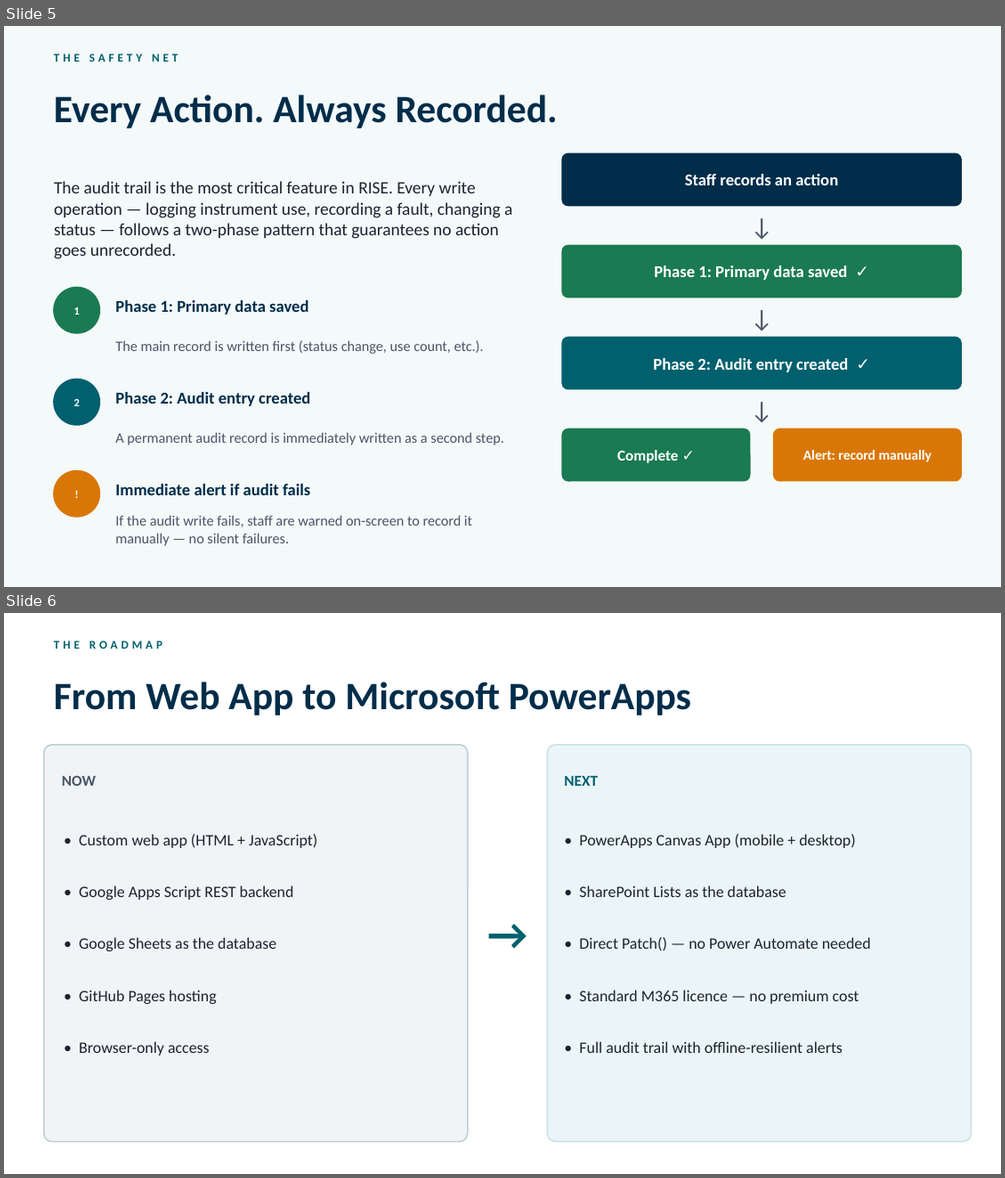
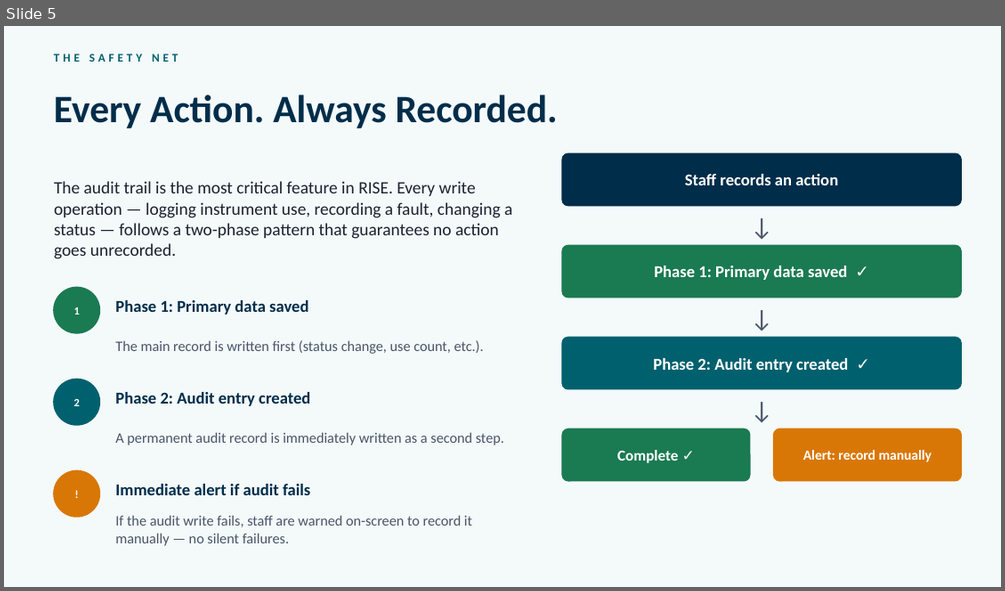
Before and after one commit to JimLTC/robotic-tracker, a slide deck: RISE_Presentation.pptx. Shown one above the other, each under a label of ours: slides 5 and 6 before the commit, slide 5 after it. The pictures are 1005x1178 and 1005x591 pixels, drawn with LibreOffice and Linux fonts; fonts in the diff are those of the drawing. Boxes give left, top, right and bottom in pixels: in the first picture for what was removed or moved away, otherwise in the second. Text is boxed around its words. In the diff, an @@ line names an element or a change of style, - is before the commit and + after.

```diff
--- a/RISE_Presentation.pptx
+++ b/RISE_Presentation.pptx
@@ slide 6 removed at bbox=[4, 613, 1001, 1174], background #FFFFFF @@
@@ text removed at bbox=[54, 641, 162, 649] @@
-THE ROADMAP
@@ text removed at bbox=[54, 682, 691, 715] @@
-From Web App to Microsoft PowerApps
@@ rounded rectangle removed at bbox=[44, 745, 468, 1142] @@
@@ rounded rectangle removed at bbox=[547, 745, 971, 1142] @@
@@ text removed at bbox=[62, 776, 96, 786] @@
-NOW
@@ text removed at bbox=[564, 776, 598, 786] @@
-NEXT
@@ text removed at bbox=[79, 834, 317, 848] @@
-• Custom web app (HTML + JavaScript)
@@ text removed at bbox=[579, 834, 856, 848] @@
-• PowerApps Canvas App (mobile + desktop)
@@ text removed at bbox=[79, 885, 294, 900] @@
-• Google Apps Script REST backend
@@ text removed at bbox=[475, 897, 541, 967] @@
-→
@@ text removed at bbox=[579, 885, 786, 897] @@
-• SharePoint Lists as the database
@@ text removed at bbox=[79, 937, 276, 951] @@
-• Google Sheets as the database
@@ text removed at bbox=[579, 937, 871, 951] @@
-• Direct Patch() — no Power Automate needed
@@ text removed at bbox=[79, 989, 216, 1004] @@
-• GitHub Pages hosting
@@ text removed at bbox=[579, 989, 859, 1004] @@
-• Standard M365 licence — no premium cost
@@ text removed at bbox=[79, 1041, 210, 1055] @@
-• Browser-only access
@@ text removed at bbox=[579, 1041, 842, 1053] @@
-• Full audit trail with offline-resilient alerts
```
Also in this commit, not shown: 4 slides changed, 2 slides added, 1 other file.
